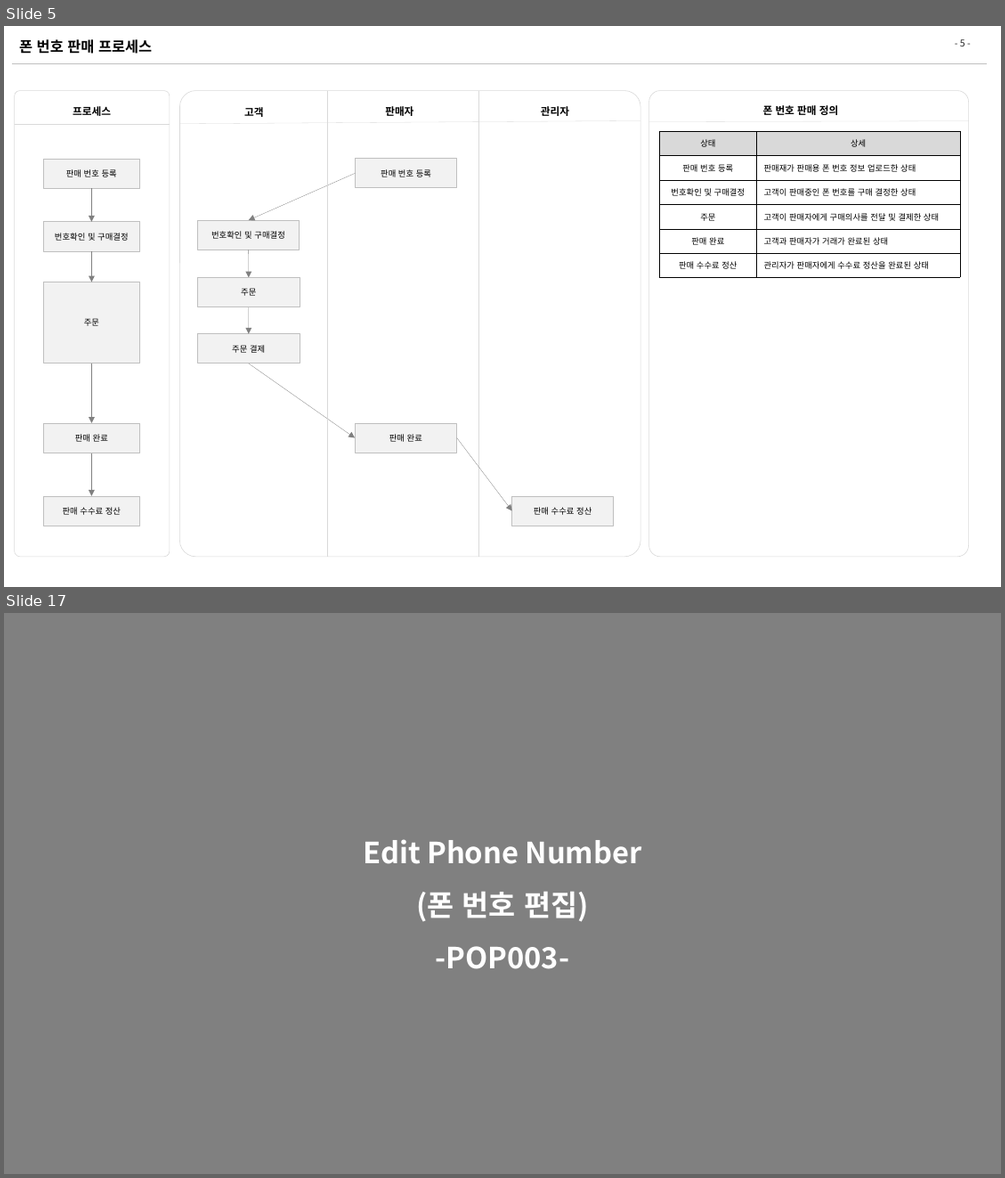
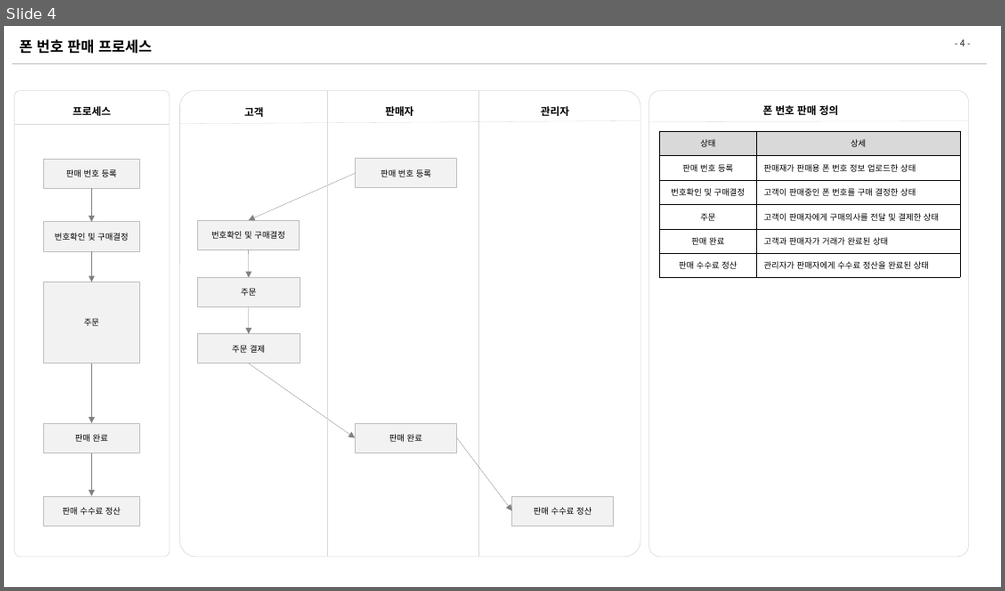
Before and after one commit to zhengze00/SpringBoot-MariaDB-master, a slide deck: Project File/[SK C&C] 인턴PT_오정택.pptx. Shown one above the other, each under a label of ours: slides 5 and 17 before the commit, slide 4 after it; the slides between them are not shown. The pictures are 1005x1178 and 1005x591 pixels, drawn with LibreOffice and Linux fonts; fonts in the diff are those of the drawing. Boxes give left, top, right and bottom in pixels: in the first picture for what was removed or moved away, otherwise in the second. Text is boxed around its words. In the diff, an @@ line names an element or a change of style, - is before the commit and + after.

```diff
--- a/Project File/[SK C&C] 인턴PT_오정택.pptx
+++ b/Project File/[SK C&C] 인턴PT_오정택.pptx
@@ slide 17 removed at <box>4,613,1001,1174</box>, background #808080 @@
@@ text removed at <box>364,839,642,969</box> @@
-Edit Phone Number
-(폰 번호 편집)
--POP003-
@@ what was slide 5 is now slide 4 @@
@@ page number at <box>960,39,965,46</box>: text changed @@
-- 5 -
+- 4 -
```
Also in this commit, not shown: 3 slides changed, 1 slide added, 28 other slides removed, 2 other files.
